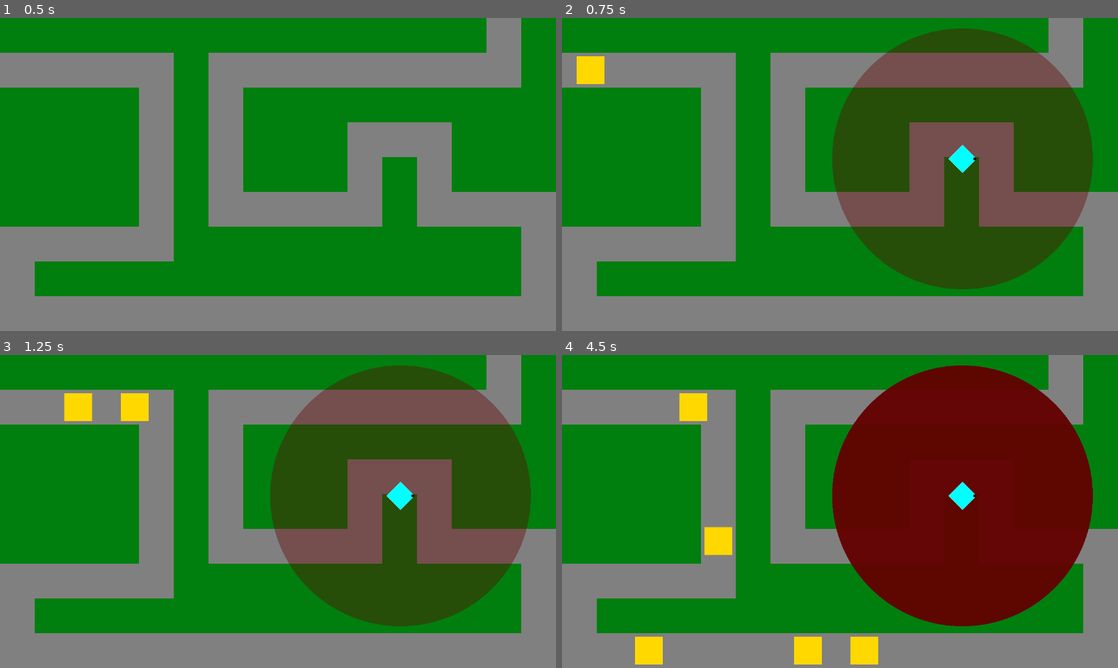
Above: before the commit, frames 1-4 (two rows, left to right).
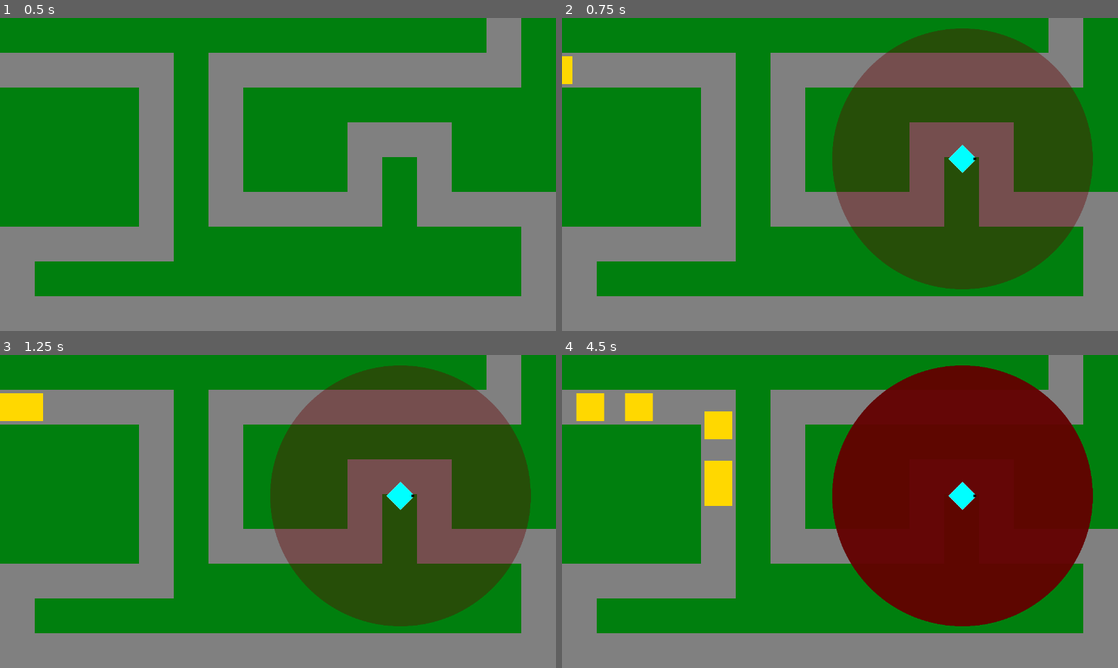
Above: after the commit, the same moments.

Repository: phrasmotica/godot-tower-defence
Game: Godot game, scene res://scenes/game.tscn
Same seed, same stepped clock (60 frames per second), same inputs: the game is played once before the commit and once after it.
Inputs (mouse positions are in pixels of both pictures, inside the frame that each line leads up to):
- Up to frame 1 (0.5 s): no input
- Up to frame 2 (0.75 s): tap Enter (ui_accept) at 0.5 s; move the mouse to (962, 158) at 0.52 s; hold U (tower_upgrade) from 0.53 s (still down); tap 1 (tower_1) at 0.6 s; click (962, 158) at 0.67 s
- Up to frame 3 (1.25 s): keep holding U (tower_upgrade); tap Enter (ui_accept) at 0.77 s
- Up to frame 4 (4.5 s): move the mouse to (962, 495) at 1.27 s; release U (tower_upgrade) at 1.28 s; tap 1 (tower_1) every 0.75 s from 1.35 to 4.35 s; click (962, 495) at 1.42 s; tap Enter (ui_accept) at 1.52, 3.02, 3.77 s; hold U (tower_upgrade) 2.03-3.53 s; click (962, 495) at 2.17 s; click (962, 495) at 2.92 s; click (962, 495) at 3.67 s; click (962, 495) at 4.42 s

Frame 1 is identical in both runs. In frame 2, 0.6% of the frame differs, in the area x 0-8%, y 12-22%; in frame 3, 1.6%; in frame 4, 4.3%, in the area x 2-57%, y 12-99%.

Commit message:
Make enemies move at a chosen pixels-per-second speed

Diff:
--- a/scenes/enemy_1.tscn
+++ b/scenes/enemy_1.tscn
@@ -50,8 +50,10 @@
 }
 
 [node name="Enemy1" type="PathFollow2D"]
+rotates = false
 loop = false
 script = ExtResource("1_mx3jq")
+movement_speed = 150
 
 [node name="HealthBar" parent="." instance=ExtResource("2_vr2lm")]
 offset_top = -40.0
--- a/scripts/enemy.gd
+++ b/scripts/enemy.gd
@@ -1,7 +1,8 @@
 class_name Enemy extends PathFollow2D
 
-@export_range(0.1, 0.2)
-var movement_speed: float = 0.1
+## Movement speed in pixels per second.
+@export_range(100, 300)
+var movement_speed: int = 150
 
 @onready var health_bar: HealthBar = $HealthBar
 @onready var stats: EnemyStats = $Stats
@@ -19,9 +20,8 @@
 	move(delta)
 
 func move(delta):
-	# TODO: move in pixels per second instead
 	if progress_ratio < 1.0:
-		progress_ratio += movement_speed * delta
+		progress += movement_speed * delta
 	else:
 		reached_end.emit(self)
 
